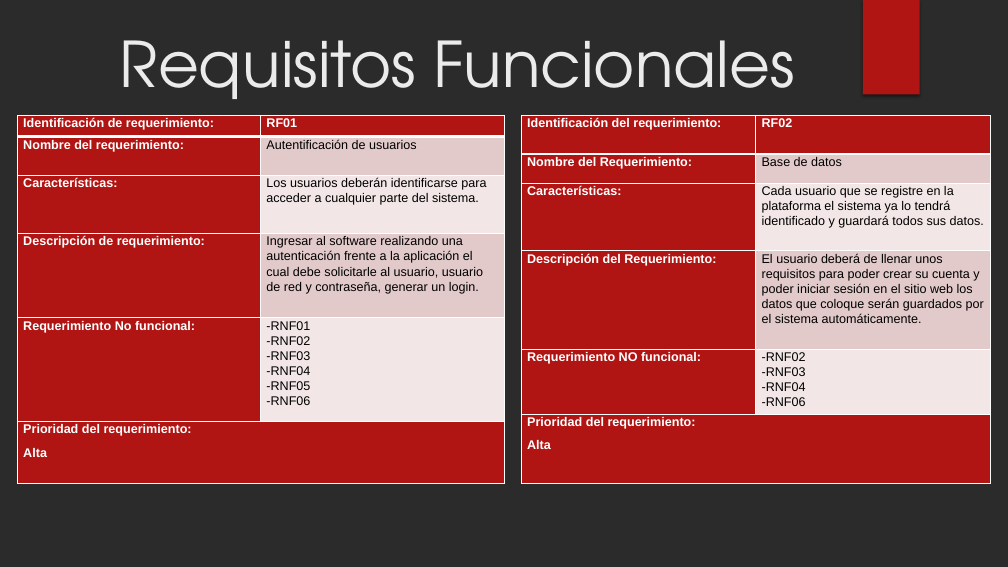
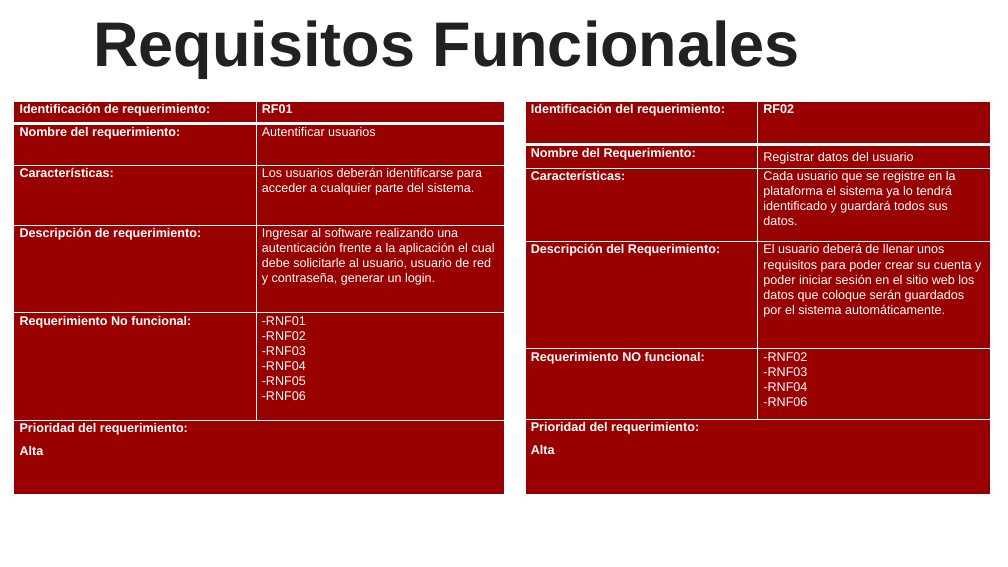
Before and after one commit to ValentinaB13/Proyecto, a slide deck: slide 18 of Guard Dogs Proyecto.pptx (slide 12 before the commit). Drawn at 1008x567 pixels with LibreOffice and Linux fonts; fonts in the diff are those of the drawing; background and template pictures are left out; a plain dark background stands for a picture behind light text. Boxes give left, top, right and bottom in pixels: in the first picture for what was removed or moved away, otherwise in the second. Text is boxed around its words. In the diff, an @@ line names an element or a change of style, - is before the commit and + after.

```diff
--- a/Guard Dogs Proyecto.pptx
+++ b/Guard Dogs Proyecto.pptx
@@ background picture (left out) to #FFFFFF @@
@@ title "Requisitos Funcionales": place and size @@
-title "Requisitos Funcionales" at box(120, 40, 795, 116)
+title "Requisitos Funcionales" at box(93, 20, 800, 78)
@@ title "Requisitos Funcionales" at box(93, 20, 800, 78): font TeX Gyre Adventor to Arial, text colour #EBEBEB to #212121, bold on @@
@@ rectangle removed at box(863, 0, 920, 95) @@
@@ table at box(14, 101, 504, 459) @@
-row 2, column 2: Autentificación de usuarios
+row 2, column 2: Autentificar usuarios
@@ fill #B01513 to #990000 in 7 cells @@
@@ fill #E3CACA to #990000 in 2 cells @@
@@ fill #F2E7E6 to #990000 in 2 cells @@
@@ highlight none to #990000 @@
@@ text colour #000000 to #FFFFFF in "Los usuarios deberán identificarse para acceder a ...", "Ingresar al software realizando una autenticación frente ...", "-RNF01 -RNF02 -RNF03 -RNF04 -RNF05 -RNF06" @@
@@ table: place and size @@
-table at box(17, 116, 504, 461)
+table at box(14, 101, 504, 459)
@@ table at box(526, 101, 991, 458) @@
-row 2, column 2: Base de datos
+row 2, column 2: Registrar datos del usuario
@@ fill #B01513 to #990000 in 7 cells @@
@@ fill #E3CACA to #990000 in 2 cells @@
@@ fill #F2E7E6 to #990000 in 2 cells @@
@@ text colour #000000 to #FFFFFF in "Cada usuario que se registre en la ...", "El usuario deberá de llenar unos requisitos ...", "-RNF02 -RNF03 -RNF04 -RNF06" @@
@@ table: place and size @@
-table at box(522, 116, 991, 453)
+table at box(526, 101, 991, 458)
@@ ellipse removed at box(712, 138, 944, 371) @@
```
Also in this commit, not shown: 17 other slides changed, 13 slides added, 7 slides removed.
